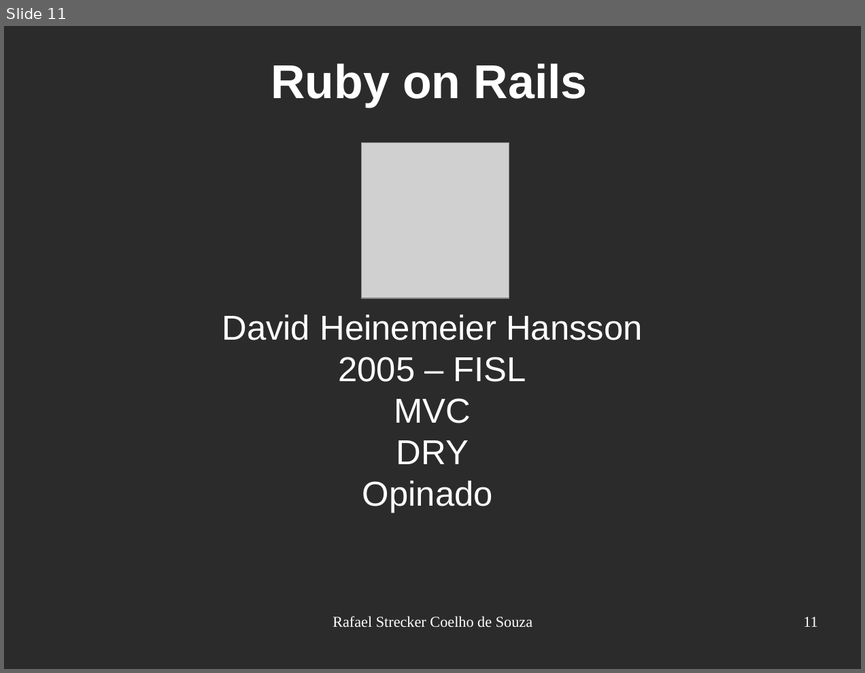
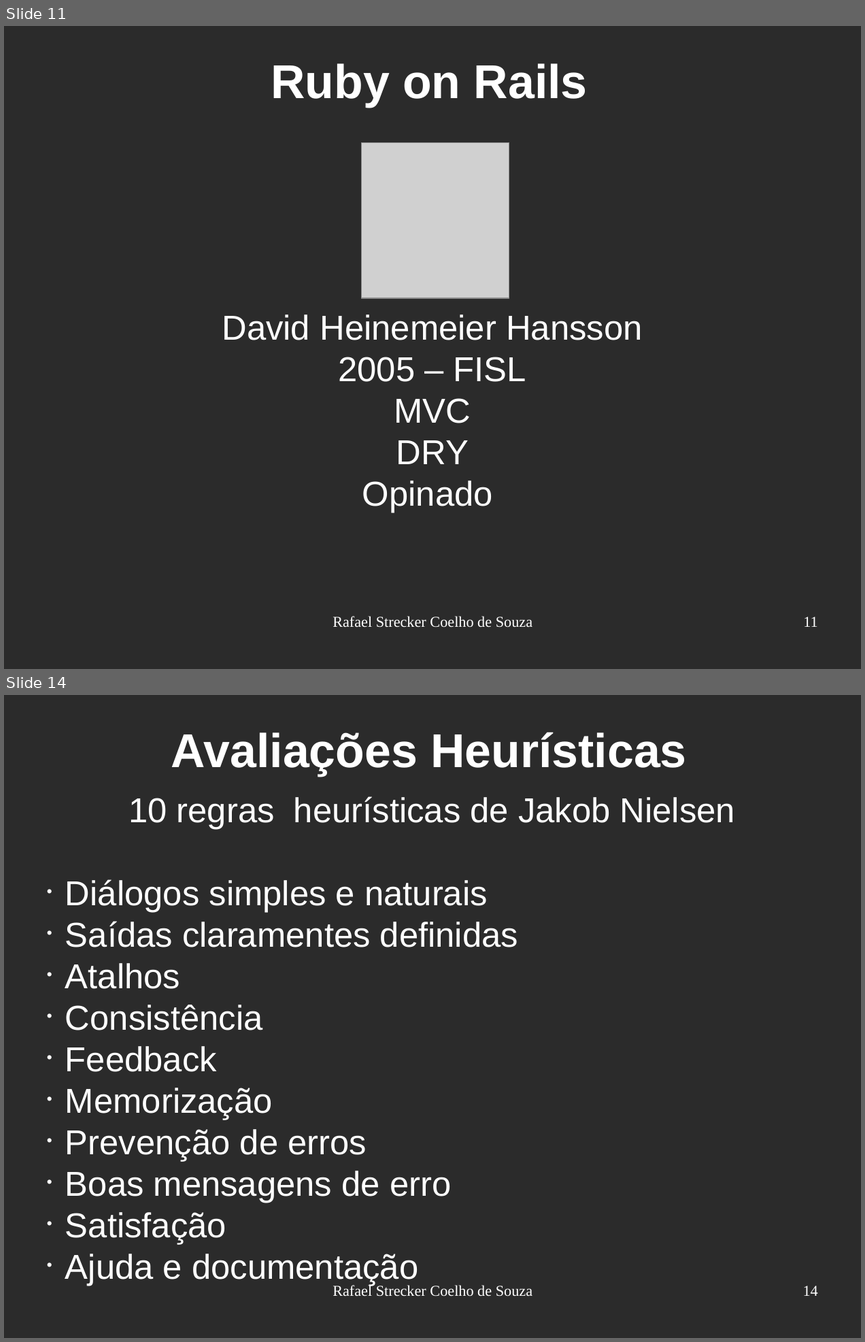
Before and after one commit to rafaelsouza/tcc, a slide deck: apresentacao/draft_apresentacao.odp. Shown one above the other, each under a label of ours: slide 11 before the commit, slides 11 and 14 after it; the slides between them are not shown. The pictures are 865x673 and 865x1342 pixels, drawn with LibreOffice and Linux fonts; fonts in the diff are those of the drawing; grey boxes stand for pictures; background and template pictures are left out; a plain dark background stands for a picture behind light text. Boxes give left, top, right and bottom in pixels: in the first picture for what was removed or moved away, otherwise in the second. Text is boxed around its words. In the diff, an @@ line names an element or a change of style, - is before the commit and + after.

```diff
--- a/apresentacao/draft_apresentacao.odp
+++ b/apresentacao/draft_apresentacao.odp
@@ slide 14 added at <box>4,695,861,1338</box>, background picture (left out) @@
@@ title added at <box>171,732,686,777</box>, 44 pt, text #FFFFFF, bold @@
+Avaliações Heurísticas
@@ subtitle added at <box>65,796,735,1285</box>, 32 pt, text #FFFFFF @@
+10 regras heurísticas de Jakob Nielsen
+• Diálogos simples e naturais
+• Saídas claramentes definidas
+• Atalhos
+• Consistência
+• Feedback
+• Memorização
+• Prevenção de erros
+• Boas mensagens de erro
+• Satisfação
+• Ajuda e documentação
@@ text added at <box>332,1284,532,1296</box>, 14 pt, text #FFFFFF @@
+Rafael Strecker Coelho de Souza
@@ page number added at <box>803,1285,818,1295</box>, 14 pt, text #FFFFFF @@
+14
```
Also in this commit, not shown: 11 slides changed, 5 other slides added, 9 other files.
